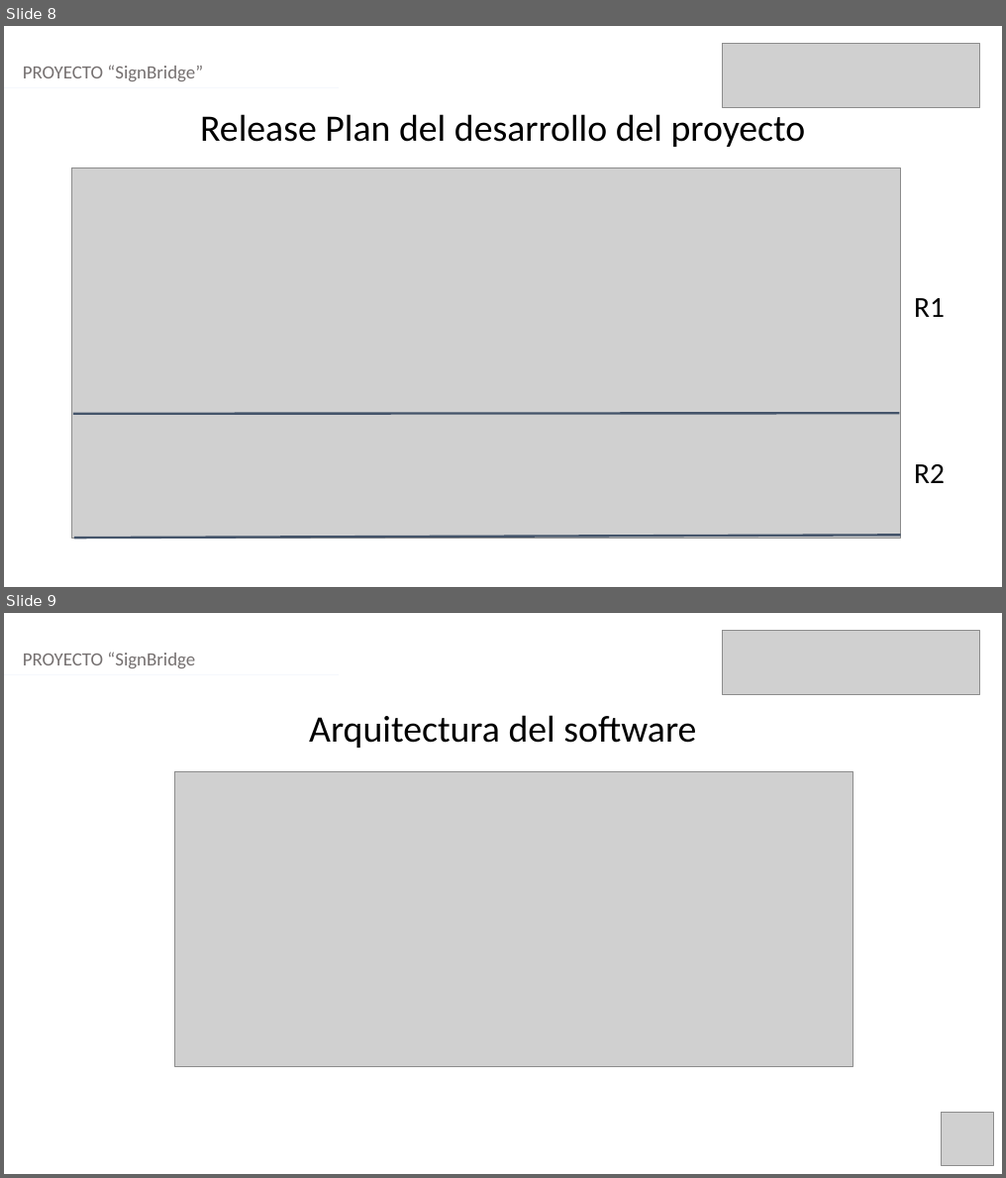
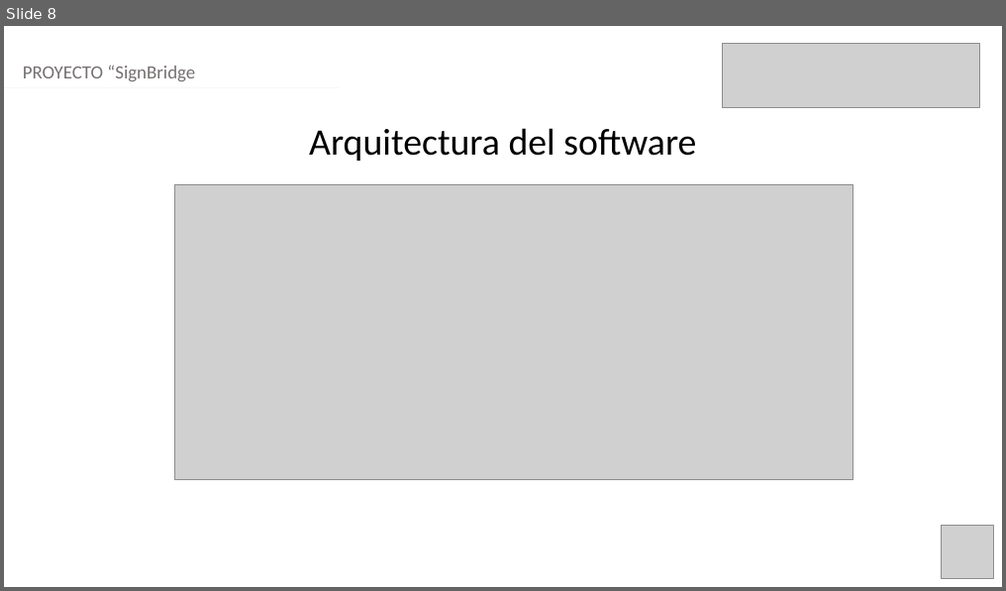
Before and after one commit to fegenau/Documentacion-grupo4, a slide deck: Fase2/Evidencias_Grupales/Formato Presentación final.pptx. Shown one above the other, each under a label of ours: slides 8 and 9 before the commit, slide 8 after it. The pictures are 1006x1178 and 1006x591 pixels, drawn with LibreOffice and Linux fonts; fonts in the diff are those of the drawing; grey boxes stand for pictures. Boxes give left, top, right and bottom in pixels: in the first picture for what was removed or moved away, otherwise in the second. Text is boxed around its words. In the diff, an @@ line names an element or a change of style, - is before the commit and + after.

```diff
--- a/Fase2/Evidencias_Grupales/Formato Presentación final.pptx
+++ b/Fase2/Evidencias_Grupales/Formato Presentación final.pptx
@@ slide 8 removed at [4, 26, 1002, 587], background #FFFFFF @@
@@ picture removed at [722, 43, 979, 107] @@
@@ text removed at [23, 65, 203, 81] @@
-PROYECTO “SignBridge”
@@ line removed from (4, 88) to (339, 88) @@
@@ text removed at [200, 114, 806, 147] @@
-Release Plan del desarrollo del proyecto
@@ picture removed at [72, 169, 901, 539] @@
@@ text removed at [914, 298, 944, 317] @@
-R1
@@ line removed from (73, 414) to (899, 414) @@
@@ text removed at [914, 465, 944, 483] @@
-R2
@@ line removed from (74, 538) to (901, 535) @@
@@ what was slide 9 is now slide 8 @@
```
Also in this commit, not shown: 7 slides changed, 8 slides added, 2 other slides removed, 1 other file.
